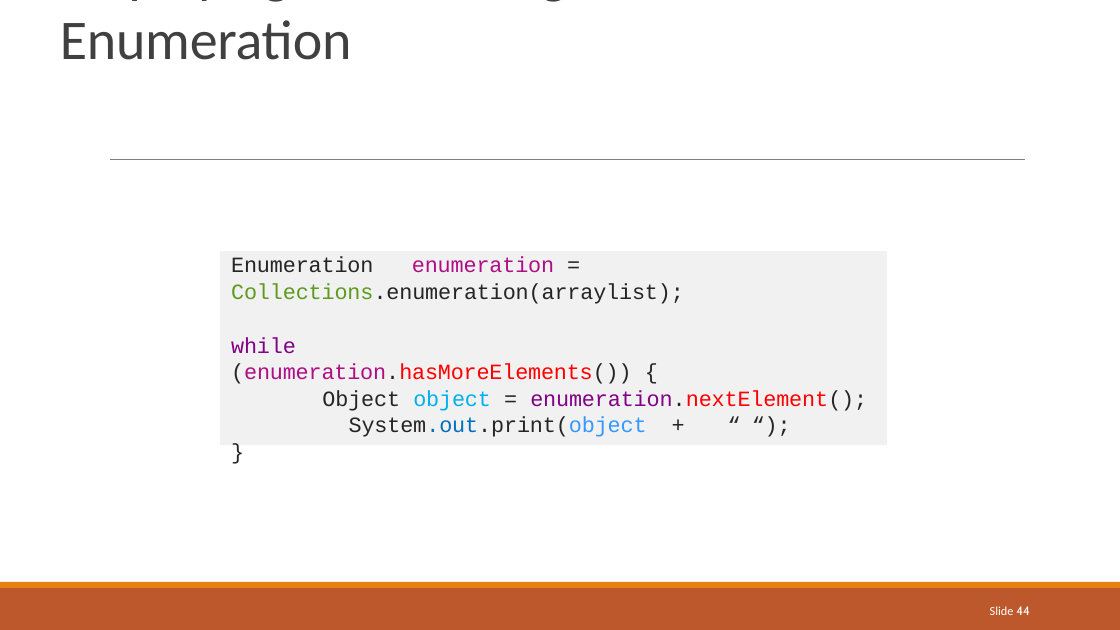
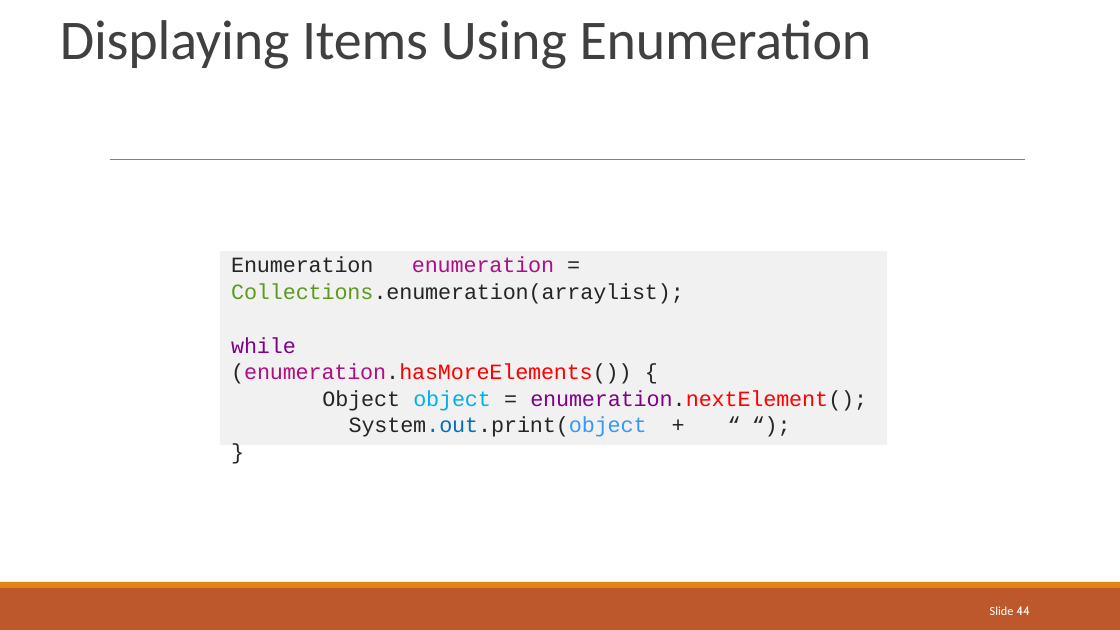
Before and after one commit to rajkabee/documents, a slide deck: slide 44 of java/ppts/Module 05 Collection Framework.pptx. Drawn at 1120x630 pixels with LibreOffice and Linux fonts; fonts in the diff are those of the drawing. Boxes give left, top, right and bottom in pixels: in the first picture for what was removed or moved away, otherwise in the second. Text is boxed around its words. In the diff, an @@ line names an element or a change of style, - is before the commit and + after.

```diff
--- a/java/ppts/Module 05 Collection Framework.pptx
+++ b/java/ppts/Module 05 Collection Framework.pptx
@@ title "Displaying Items Using Enumeration" rewrapped from box(60, 20, 352, 60) to box(60, 20, 872, 69) @@
```
Also in this commit, not shown: 2 other slides changed, 5 other files.
